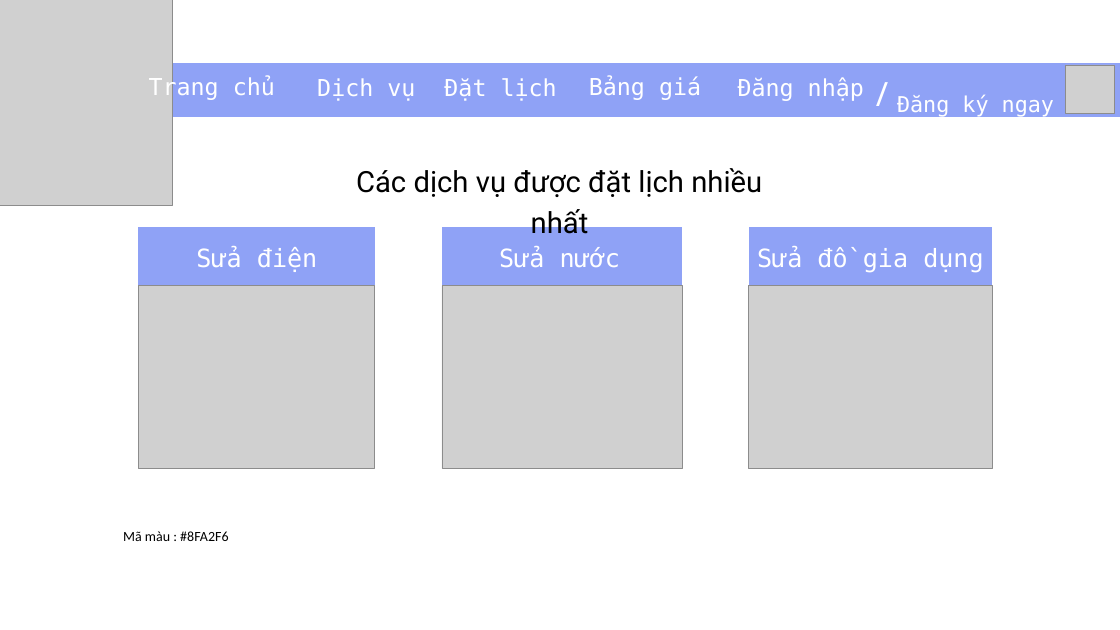
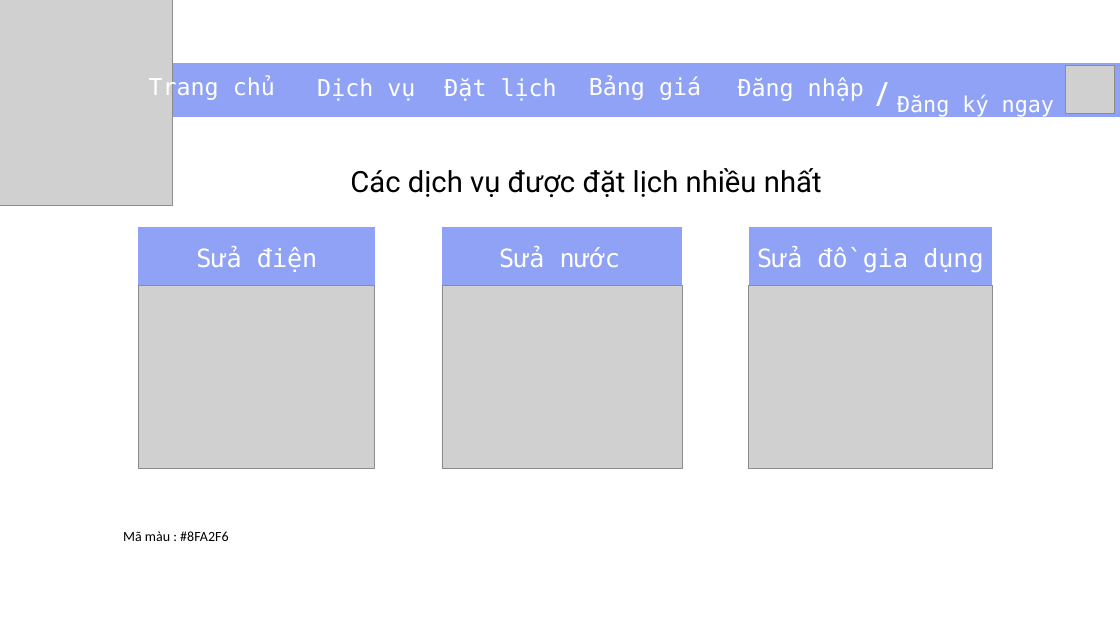
Before and after one commit to helimer-haluy/45K21.1_03, a slide deck: slide 1 of Ý tưởng thiết kế giao diện web(v1).pptx. Drawn at 1120x630 pixels with LibreOffice and Linux fonts; fonts in the diff are those of the drawing; grey boxes stand for pictures. Boxes give left, top, right and bottom in pixels: in the first picture for what was removed or moved away, otherwise in the second. Text is boxed around its words. In the diff, an @@ line names an element or a change of style, - is before the commit and + after.

```diff
--- a/Ý tưởng thiết kế giao diện web(v1).pptx
+++ b/Ý tưởng thiết kế giao diện web(v1).pptx
@@ text "Các dịch vụ được đặt ..." rewrapped from (356,168,762,234) to (350,168,822,197) @@
```
Also in this commit, not shown: 12 other files.
